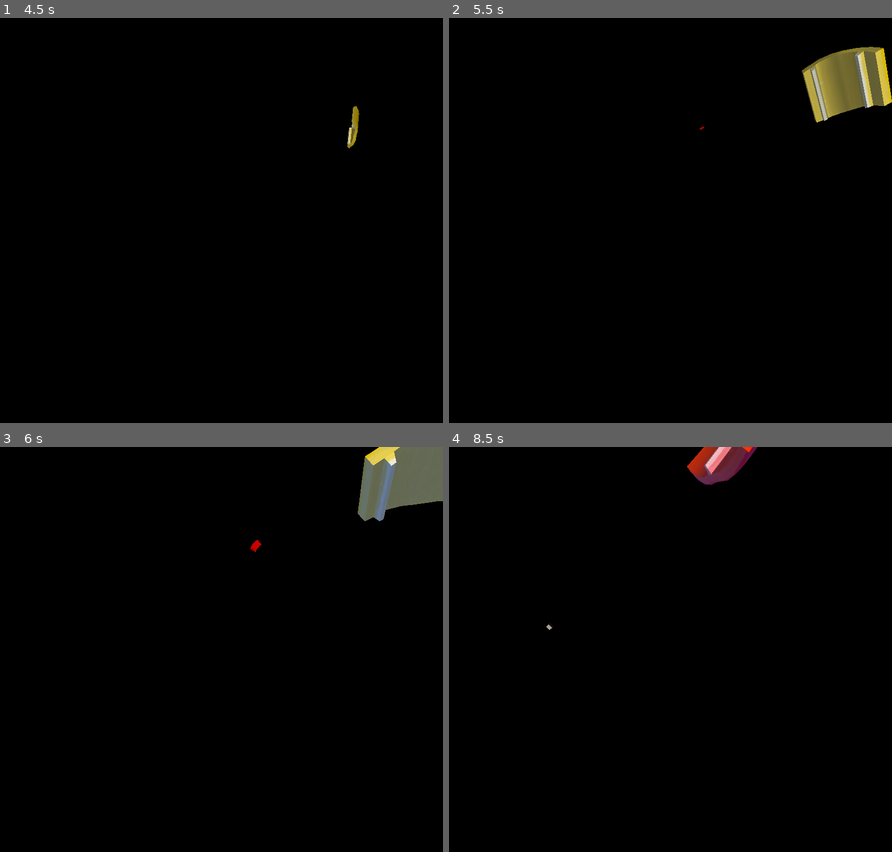
Above: before the commit, frames 1-4 (two rows, left to right).
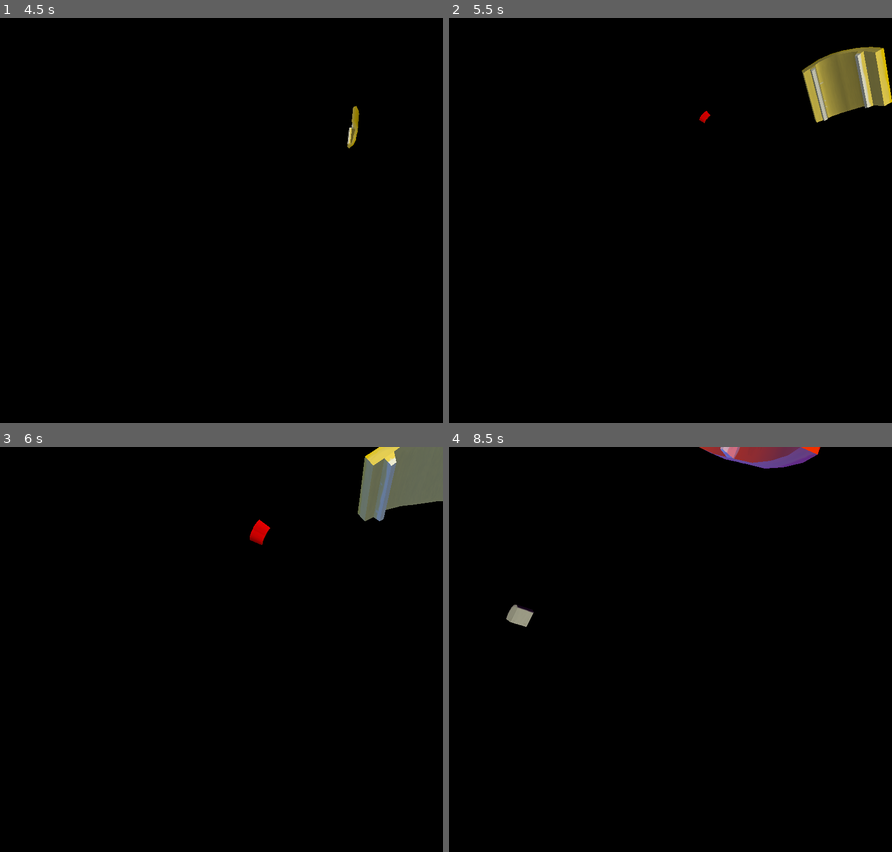
Above: after the commit, the same moments.

Repository: MichaelDawe/skewer_it
Game: Godot game, scene res://main.tscn
The game is run twice, just before and just after one commit, with the same random seed, the same clock (stepped at 60 frames per second) and the same inputs.
Inputs (mouse positions are in pixels of both pictures, inside the frame that each line leads up to):
- Up to frame 1 (4.5 s): click "PLAY" at 0.5 s; click "Play" at 1.25 s; click "pause" at 2 s; click "Resume" at 2.75 s; tap Enter at 3.5 s; move the mouse to (318, 216) at 3.52 s; click (318, 216) at 3.67 s; move the mouse to (132, 261) at 4.27 s; click (132, 261) at 4.42 s
- Up to frame 2 (5.5 s): move the mouse to (714, 143) at 5.02 s; click (714, 143) at 5.17 s
- Up to frame 3 (6 s): move the mouse to (199, 758) at 5.77 s; click (199, 758) at 5.92 s
- Up to frame 4 (8.5 s): move the mouse to (803, 734) at 6.52 s; click (803, 734) at 6.67 s; move the mouse to (537, 600) at 7.27 s; click (537, 600) at 7.42 s; move the mouse to (692, 669) at 8.02 s; click (692, 669) at 8.17 s

Frame 1 is identical in both runs. In frame 2, less than 0.1% of the frame differs, in the area x 56-59%, y 22-28%; in frame 3, 0.2%; in frame 4, 1.9%, in the area x 12-84%, y 0-46%.
Error before the commit: Invalid operands 'int' and 'Nil' in operator '>'. (res://main.gd:136)
Error after the commit: Invalid operands 'int' and 'Nil' in operator '>'. (res://main.gd:140)

Commit message:
updated the grill and the background effects speed

Diff:
--- a/main.gd
+++ b/main.gd
@@ -4,7 +4,7 @@
 var speed = 10 # 5 = easy / slow, 10 = normal, 20 = hard / fast
 var speedBoost = 1.0 # speeeeeeeeds the game up over time
 var spawnNowQ = 5.5 # time, in seconds, since last spawn.
-var spawnInterval = 2.5 # time, in seconds, for each item to spawn, at the startttt.
+var spawnInterval = 2.0 # time, in seconds, for each item to spawn, at the startttt.
 var score = 0.0 # score
 var ratio = 0.0 # stuff to devide mouse input by.
 var catch = 0.0 # catch animation shader uniform thingy
@@ -32,6 +32,7 @@
 						# precalculated once per frame and used where required
 var grillAnim = false
 var grillAnimStop = false
+var skewerMouseActive = true # stops the mouse control for the skewer while its being animated
 
 # Called when the node enters the scene tree for the first time.
 func _ready():
@@ -79,8 +80,10 @@
 	if mode == 1:
 		playTime += delta
 		# run background shading
-		backRed = clamp(((sin((playTime / 300) * PI)) - 0.9524) * 12.6, 0.0, 1.0)
-		background = Vector3(backRed, 0.2, 0.6)
+		# 165*2 seconds = five minutes and 30 seconds
+		# 5 minutes between slow mo sessions and 30 seconds of slow mo
+		backRed = clamp((sin(((playTime - 165) / 165) * PI) - 0.9) * 8.0, 0.0, 0.6)
+		background = Vector3(backRed, 0.2, 0.6 - (backRed / 2.0))
 		$MainCamera/Background.get_active_material(0).set_shader_parameter("background", background)
 		# spawning counter
 		spawnNowQ += delta
@@ -125,12 +128,13 @@
 			spawnNowQ = 0.0
 
 		# render skewer
-		$Skewer.position = Vector3(
-			((mouseX / 1000) - (0.5 * ratio)) * 9.4,
-			((0.0 - (mouseY / 1000)) + 0.5) * 9.4,
-			55
-		)
-		$Skewer.look_at(Vector3(6, -6, 0), Vector3(0, 0, -1))
+		if(skewerMouseActive):
+			$Skewer.position = Vector3(
+				((mouseX / 1000) - (0.5 * ratio)) * 9.4,
+				((0.0 - (mouseY / 1000)) + 0.5) * 9.4,
+				55
+			)
+			$Skewer.look_at(Vector3(6, -6, 0), Vector3(0, 0, -1))
 
 		# flash screen when highscore beaten
 		if(int(score) > highscore and not highscoreBeat):
@@ -155,7 +159,7 @@
 	for n in caughtPos:
 		var child = $Skewer.get_child(caught[caughtPos] - 1)
 		child.position.y = -85 + (caughtPos * 14)
-		child.rotation = Vector3(0.0, randf(), 0.0)
+		child.rotation = Vector3(0, randf(), 0)
 
 func clear_skewer():
 	for n in $Skewer.get_children():
@@ -190,8 +194,6 @@
 	clear_skewer()
 
 func play():
-	# fix playtime to start at 10 minutes till fade
-	playTime = -300
 	# silly workaround for scoring 0
 	score = 0.5
 	# enable / dissable post effects
@@ -285,6 +287,7 @@
 	# reset counter
 	caughtPos = 0
 	clear_skewer()
+	grillAnimStop = true
 
 func _on_aubergine_input_event(_camera, _event, _position, _normal, _shape_idx):
 	if(mode == 1):
--- a/main.tscn
+++ b/main.tscn
@@ -40,7 +40,7 @@
 [ext_resource type="Shader" path="res://shaders/post.gdshader" id="38_reqji"]
 [ext_resource type="ArrayMesh" uid="uid://bts60bvh81d6v" path="res://models/Grill.obj" id="39_xar4n"]
 [ext_resource type="Shader" path="res://shaders/grill.gdshader" id="40_1xt65"]
-[ext_resource type="Texture2D" uid="uid://tt742lmiqq23" path="res://textures/grill (20230708071323).png" id="41_bsqmw"]
+[ext_resource type="Texture2D" uid="uid://bfnybkrj74qex" path="res://textures/grill (20230709011110).png" id="41_f0b1t"]
 
 [sub_resource type="ShaderMaterial" id="ShaderMaterial_qbt2q"]
 render_priority = 0
@@ -359,7 +359,7 @@
 [sub_resource type="ShaderMaterial" id="ShaderMaterial_8mp0h"]
 render_priority = 0
 shader = ExtResource("40_1xt65")
-shader_parameter/textureImage = ExtResource("41_bsqmw")
+shader_parameter/textureImage = ExtResource("41_f0b1t")
 
 [sub_resource type="ConvexPolygonShape3D" id="ConvexPolygonShape3D_sthrf"]
 points = PackedVector3Array(-11.9778, 0, -4.92872, -11.9778, -1.5231, -4.6875, -11.9778, 0, 4.92775, 11.9755, 0, -4.928 …(519 unchanged characters)…
Not shown, changed: models/Grill.obj
Binary file removed: textures/grill (20230708071323).png
Binary file added: textures/grill (20230709011110).png
Not shown, changed: textures/grill (20230709011110).png.import
